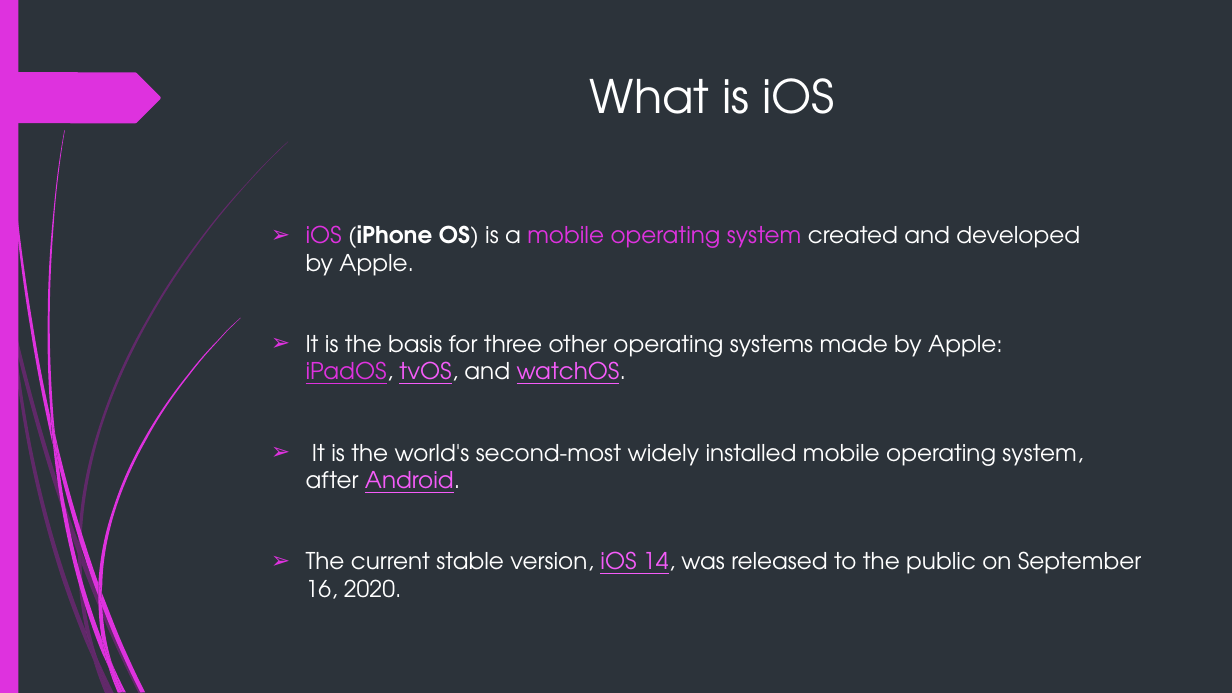
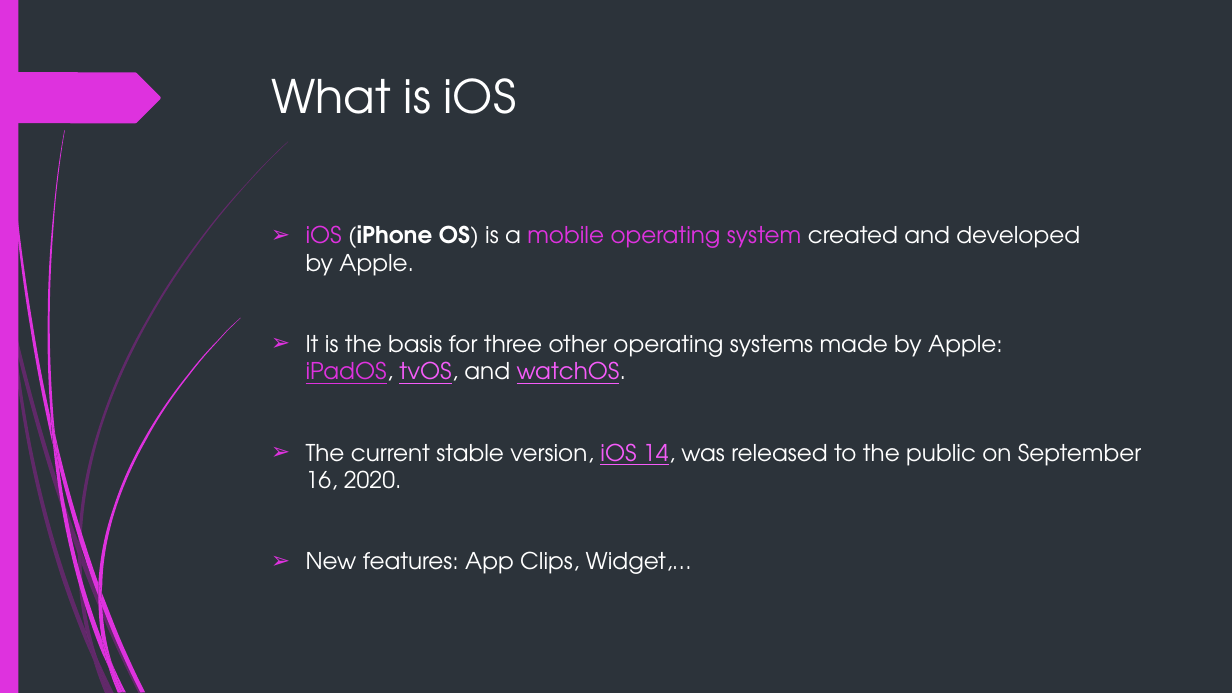
Before and after one commit to duy1998/ios-seminar, a slide deck: slide 3 of ios.pptx. Drawn at 1232x693 pixels with LibreOffice and Linux fonts; fonts in the diff are those of the drawing. Boxes give left, top, right and bottom in pixels: in the first picture for what was removed or moved away, otherwise in the second. Text is boxed around its words. In the diff, an @@ line names an element or a change of style, - is before the commit and + after.

```diff
--- a/ios.pptx
+++ b/ios.pptx
@@ title "What is iOS" at bbox=[271, 78, 516, 114]: alignment centre to left @@
@@ text at bbox=[306, 444, 1083, 493]: paragraph removed @@
-➢ It is the world's second-most widely installed mobile operating system, after Android.
@@ text at bbox=[306, 551, 692, 574]: paragraph added @@
+➢ New features: App Clips, Widget,…
```
Also in this commit, not shown: 1 other slide changed, 2 slides added.
